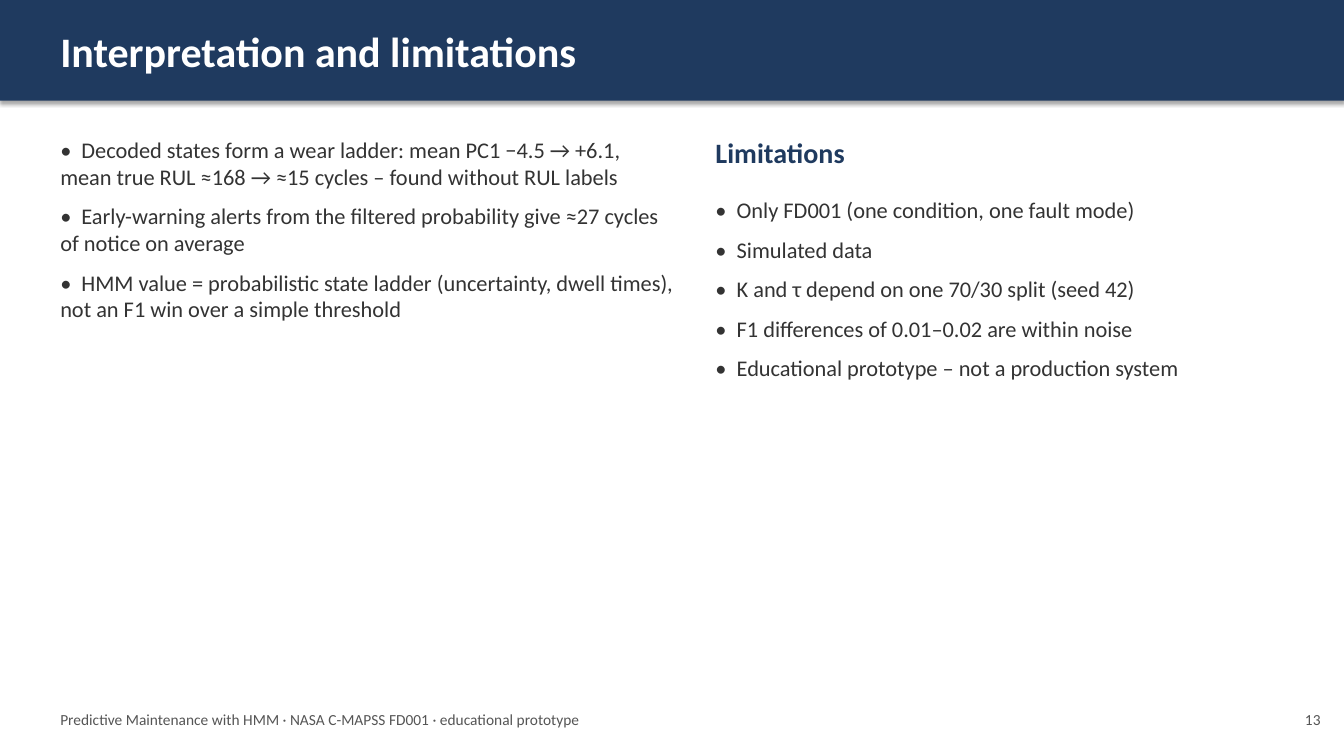
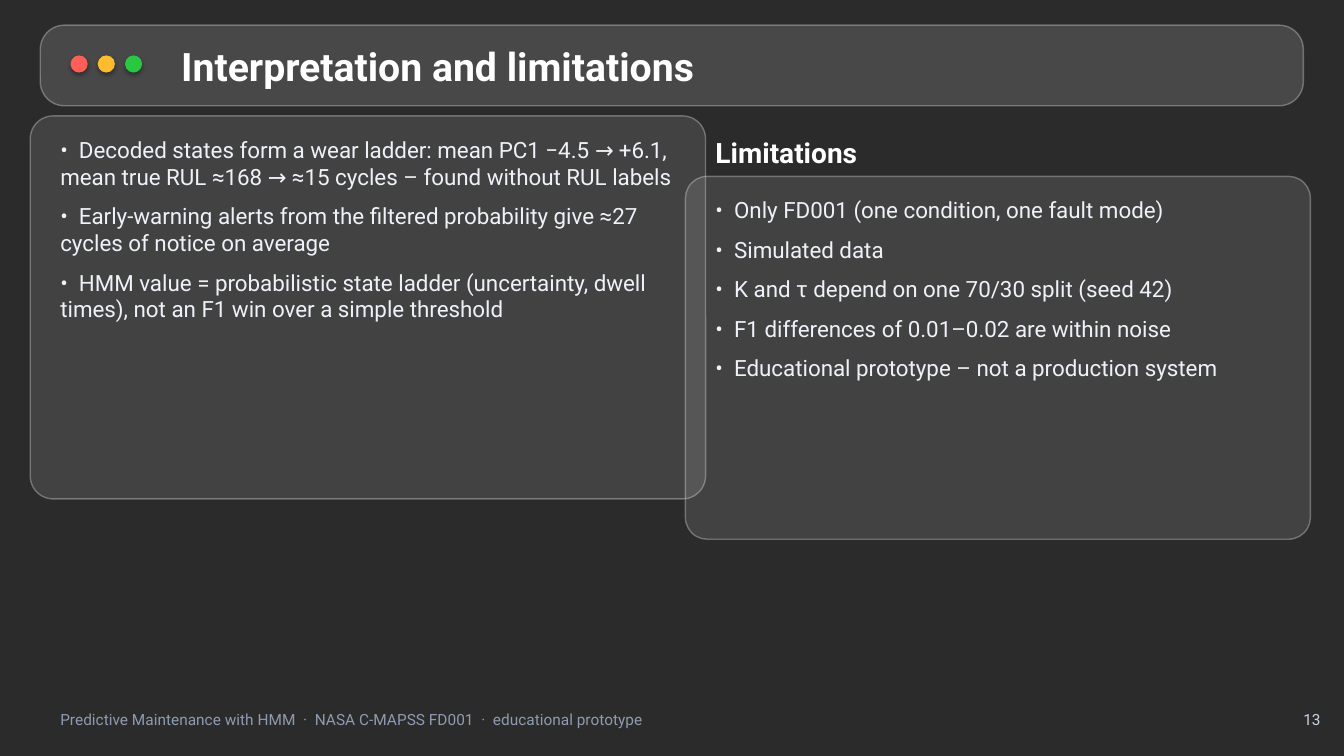
Before and after one commit to Ishita09-prog/predictive-maintenance-hmm, a slide deck: slide 13 of reports/Presentation.pptx. Drawn at 1344x756 pixels with LibreOffice and Linux fonts; fonts in the diff are those of the drawing; background and template pictures are left out; a plain dark background stands for a picture behind light text. Boxes give left, top, right and bottom in pixels: in the first picture for what was removed or moved away, otherwise in the second. Text is boxed around its words. In the diff, an @@ line names an element or a change of style, - is before the commit and + after.

```diff
--- a/reports/Presentation.pptx
+++ b/reports/Presentation.pptx
@@ background #FFFFFF to picture (left out) @@
@@ rectangle removed at bbox=[0, 0, 1344, 101] @@
@@ rounded rectangle added at bbox=[40, 25, 1304, 106], fill #FFFFFF at 14% opacity, outline #FFFFFF 1 pt @@
@@ ellipse added at bbox=[71, 55, 88, 73], fill #FF5F57 @@
@@ ellipse added at bbox=[98, 55, 115, 73], fill #FEBC2E @@
@@ ellipse added at bbox=[125, 55, 142, 73], fill #28C840 @@
@@ text "Interpretation and limitations": place and size @@
-text "Interpretation and limitations" at bbox=[60, 37, 576, 74]
+text "Interpretation and limitations" at bbox=[181, 51, 694, 89]
@@ text "Interpretation and limitations" at bbox=[181, 51, 694, 89]: size 30 to 28 pt, font Calibri to Roboto @@
@@ rounded rectangle added at bbox=[30, 116, 706, 499], fill #FFFFFF at 11% opacity, outline #FFFFFF 1 pt @@
@@ text "• Decoded states form a ..." at bbox=[60, 141, 671, 322]: font Calibri to Roboto, text colour #333333 to #EEF2F8 @@
@@ text "Limitations" at bbox=[715, 142, 857, 164]: font Calibri to Roboto, text colour #1F3A5F to #FFFFFF @@
@@ rounded rectangle added at bbox=[686, 176, 1311, 539], fill #FFFFFF at 11% opacity, outline #FFFFFF 1 pt @@
@@ text "• Only FD001 (one condition, ..." at bbox=[734, 200, 1217, 381]: font Calibri to Roboto, text colour #333333 to #EEF2F8 @@
@@ text "Predictive Maintenance with HMM · ..." at bbox=[60, 713, 642, 728]: font Calibri to Roboto, text colour #555555 to #8F9BB0 @@
@@ text "13" at bbox=[1303, 714, 1320, 725]: font Calibri to Roboto, text colour #555555 to #C9D3E3 @@
```
Also in this commit, not shown: 13 other slides changed, 4 other files.
